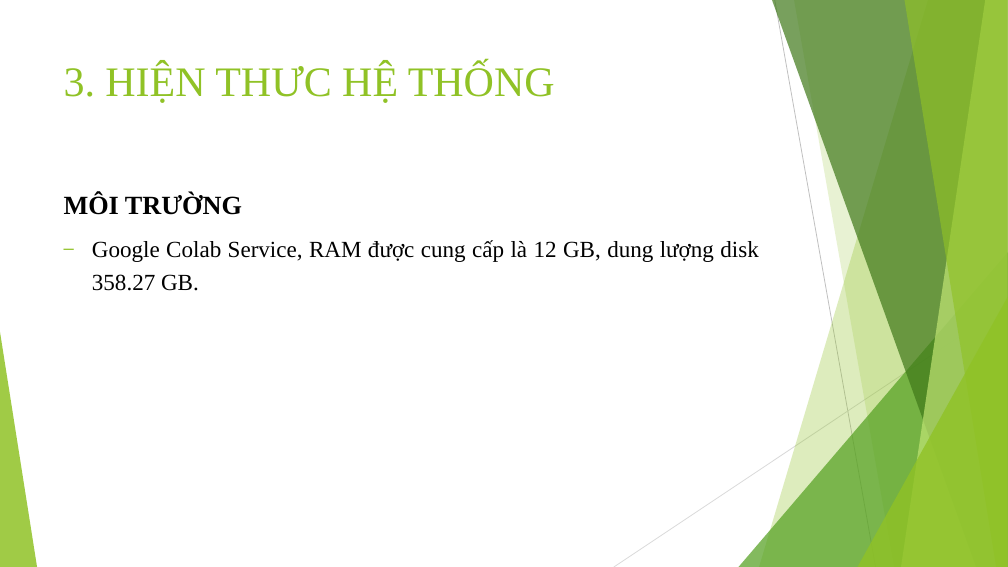
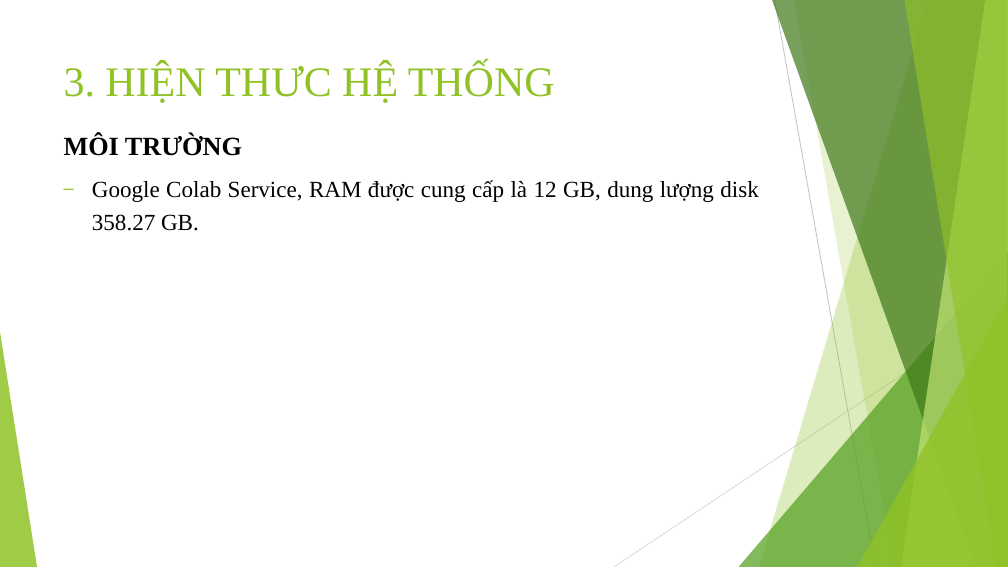
Before and after one commit to trungpham2701/KLTN-CommentGenerationForOutfit, a slide deck: slide 14 of BaoCaoKLTN.pptx. Drawn at 1008x567 pixels with LibreOffice and Linux fonts; fonts in the diff are those of the drawing. Boxes give left, top, right and bottom in pixels: in the first picture for what was removed or moved away, otherwise in the second. Text is boxed around its words. In the diff, an @@ line names an element or a change of style, - is before the commit and + after.

```diff
--- a/BaoCaoKLTN.pptx
+++ b/BaoCaoKLTN.pptx
@@ text "MÔI TRƯỜNG": place and size @@
-text "MÔI TRƯỜNG" at box(64, 194, 758, 291)
+text "MÔI TRƯỜNG" at box(64, 134, 758, 231)
```
Also in this commit, not shown: 3 other slides changed, 1 slide added.
